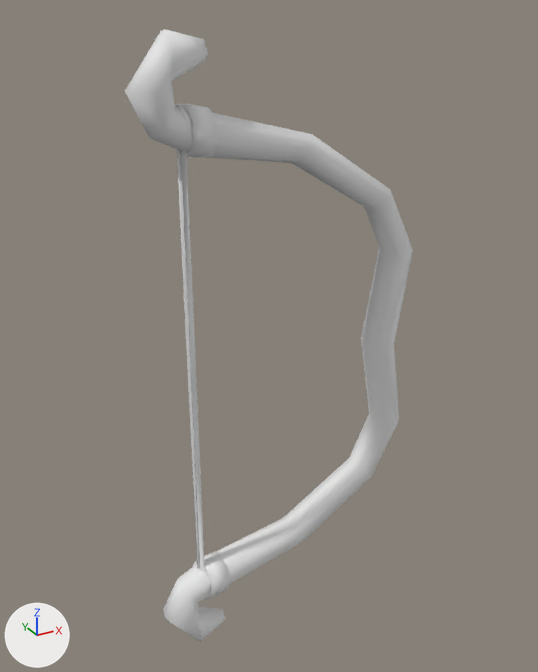
One commit to the FBX model Giants Bay/Blender/TestBow/Bow.fbx: the scene before it, then after it.
Before and after are seen from a 50 mm lens placed at (-5.42, -9.46, 5.26), pointed at (-0.06, 0.28, 0.39). The axes (+X, +Y, +Z) are drawn at lower left. The lights are the same throughout. Where no turn or scale is listed for an object, it has been applied to the vertices.

In view in the first picture: 'Bow_LP'.
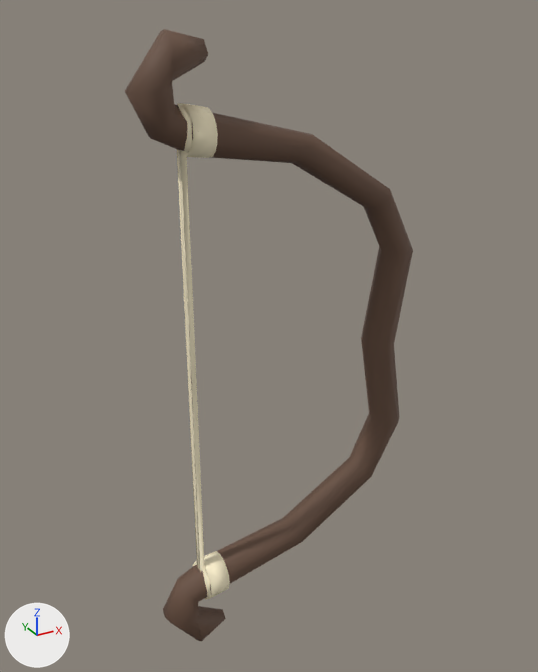
Where the newer file only moved an object's origin or applied its transform, the numbers keep the older frame.

Location of each change, [x1, y1, x2, y2] in pixels of the pictures (538 x 672 px):
'Bow_LP', recoloured (grey to brown): [125, 29, 413, 642] in both

Patch to the scene script:
```diff
--- a/Giants Bay/Blender/TestBow/Bow.fbx.py
+++ b/Giants Bay/Blender/TestBow/Bow.fbx.py
@@ img_color_png @@
+img_color_png = load_image('Color.png', 'Color.png', 1024, 1024, 'sRGB')
@@ mat_material_006 @@
+mat_material_006 = principled_material('Material.006')
+mat_material_006.texture = img_color_png
+mat_material_006.roughness = 0.69
@@ me_circle_008 @@
 me_circle_008.from_pydata(...)  # 290 vertices, 440 faces; spans x -4.17..0.55, y -0.35..0.35, z -5.03..5.03
-me_circle_008.materials.append(mat_material_004)  # white #e7e7e7
+me_circle_008.materials.append(mat_material_006)  # picture img_color_png
```
